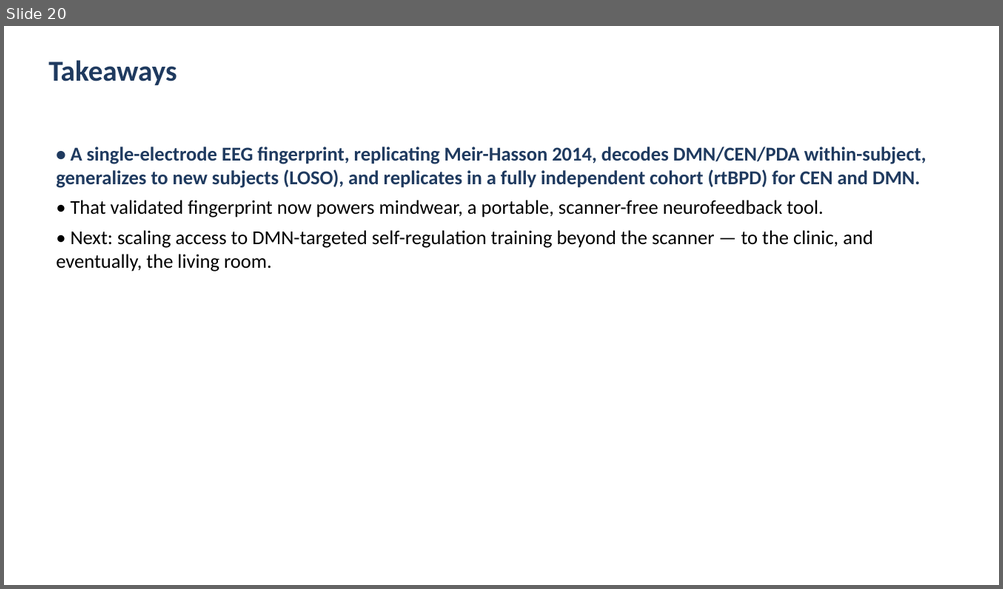
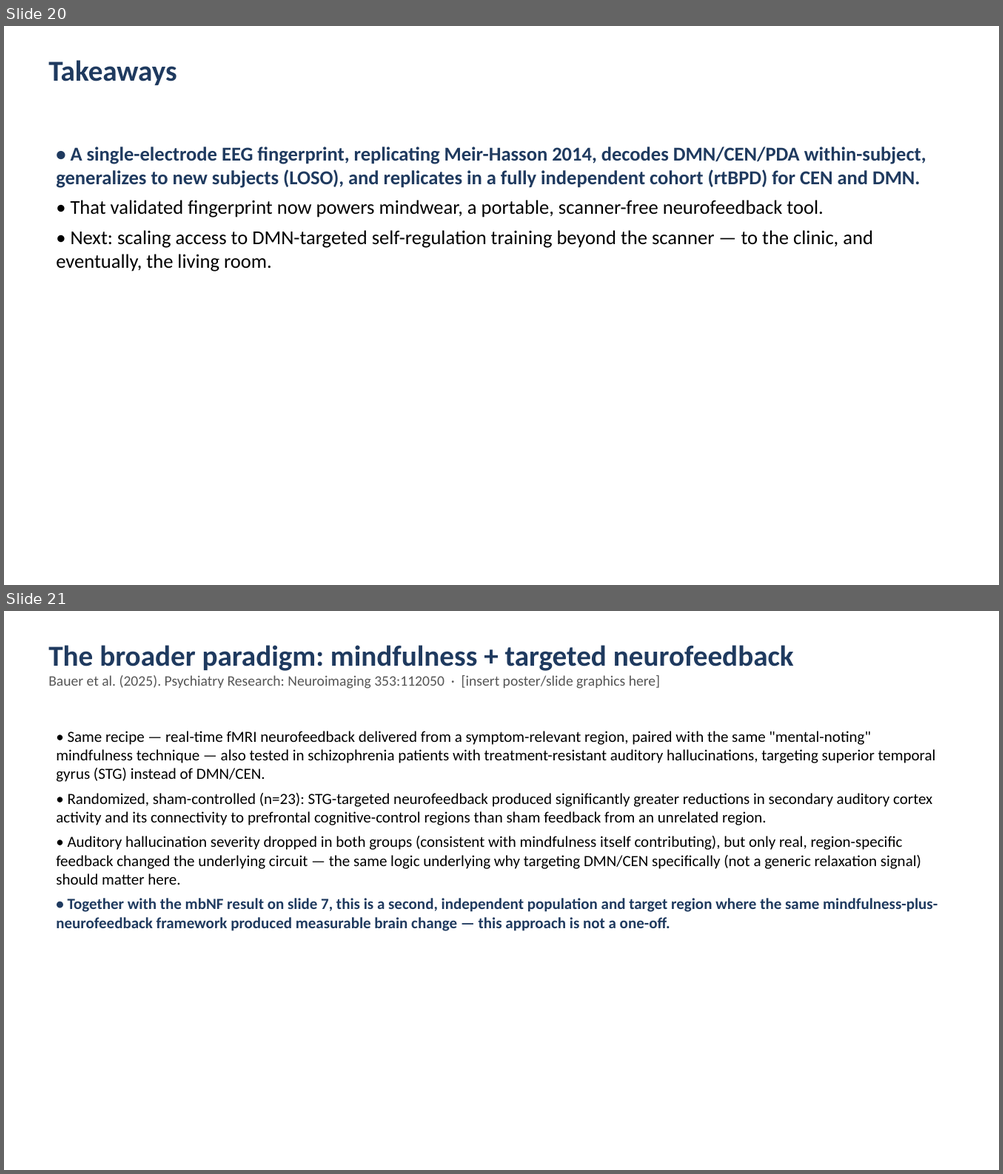
Before and after one commit to cccbauer/dmnelf, a slide deck: analysis/fingerprint/19_fingerprint/efp_meirhasson/Fingerprint_20260902.pptx. Shown one above the other, each under a label of ours: slide 20 before the commit, slides 20 and 21 after it. The pictures are 1003x589 and 1003x1174 pixels, drawn with LibreOffice and Linux fonts; fonts in the diff are those of the drawing. Boxes give left, top, right and bottom in pixels: in the first picture for what was removed or moved away, otherwise in the second. Text is boxed around its words. In the diff, an @@ line names an element or a change of style, - is before the commit and + after.

```diff
--- a/analysis/fingerprint/19_fingerprint/efp_meirhasson/Fingerprint_20260902.pptx
+++ b/analysis/fingerprint/19_fingerprint/efp_meirhasson/Fingerprint_20260902.pptx
@@ slide 21 added at (4, 611, 999, 1170), background #FFFFFF @@
@@ text added at (48, 645, 794, 689), 14 pt, text #555555 @@
+The broader paradigm: mindfulness + targeted neurofeedback
+Bauer et al. (2025). Psychiatry Research: Neuroimaging 353:112050 · [insert poster/slide graphics here]
@@ text added at (56, 731, 937, 931), 15 pt, text #000000 @@
+• Same recipe — real-time fMRI neurofeedback delivered from a symptom-relevant region, paired with the same "mental-noting" mindfulness technique — also tested in schizophrenia patients with treatment-resistant auditory hallucinations, targeting superior temporal gyrus (STG) instead of DMN/CEN.
+• Randomized, sham-controlled (n=23): STG-targeted neurofeedback produced significantly greater reductions in secondary auditory cortex activity and its connectivity to prefrontal cognitive-control regions than sham feedback from an unrelated region.
+• Auditory hallucination severity dropped in both groups (consistent with mindfulness itself contributing), but only real, region-specific feedback changed the underlying circuit — the same logic underlying why targeting DMN/CEN specifically (not a generic relaxation signal) should matter here.
+• Together with the mbNF result on slide 7, this is a second, independent population and target region where the same mindfulness-plus-neurofeedback framework produced measurable brain change — this approach is not a one-off.
```
Also in this commit, not shown: 1 slide changed, 3 other slides added, 4 slides removed, 1 other file.
